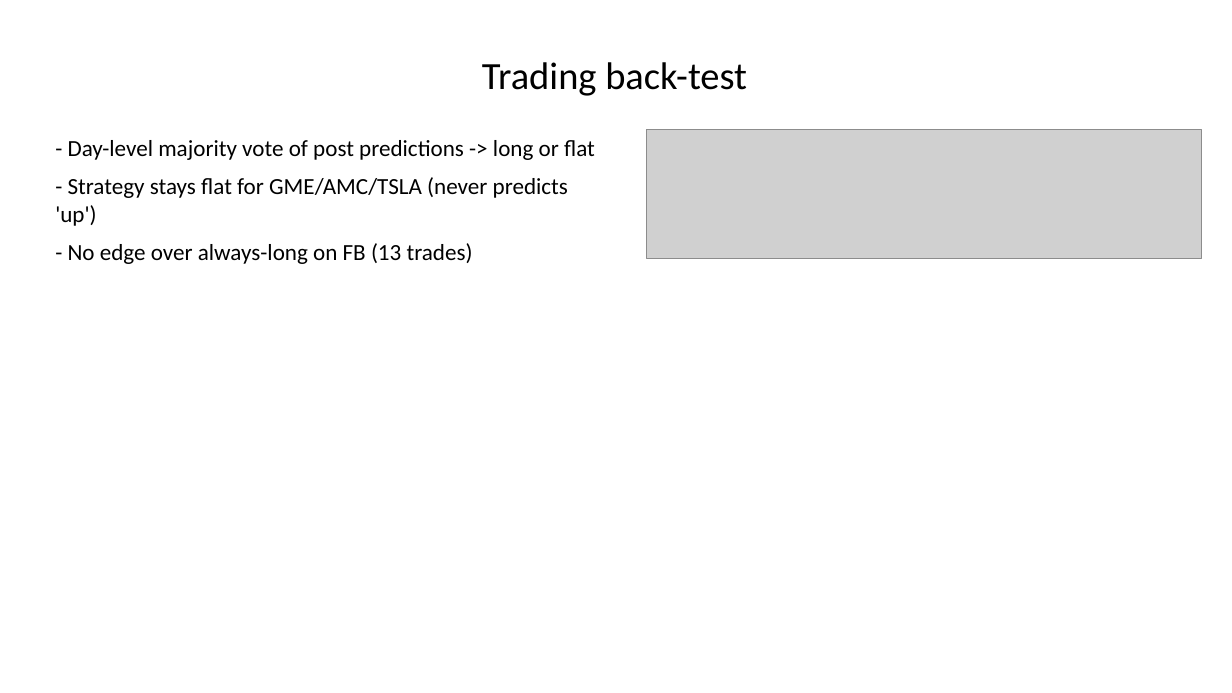
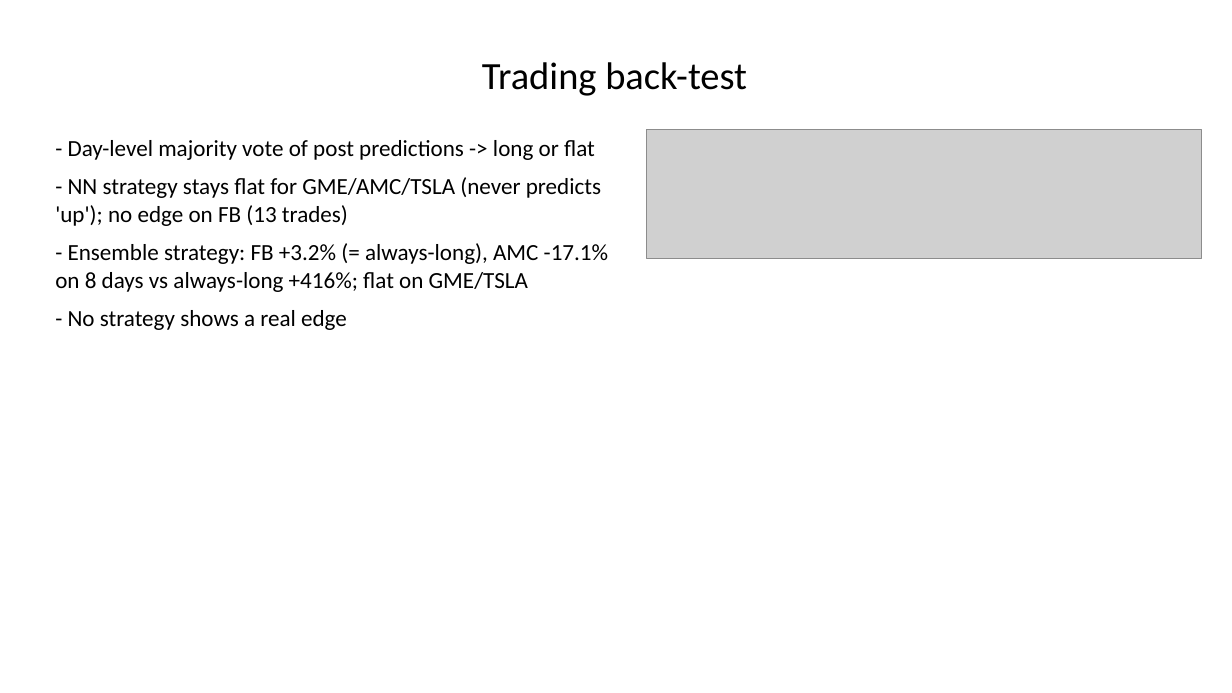
Before and after one commit to Prithvi-Aithal/wsb-market-prediction, a slide deck: slide 14 of docs/presentation.pptx (slide 11 before the commit). Drawn at 1232x693 pixels with LibreOffice and Linux fonts; fonts in the diff are those of the drawing; grey boxes stand for pictures. Boxes give left, top, right and bottom in pixels: in the first picture for what was removed or moved away, otherwise in the second. Text is boxed around its words. In the diff, an @@ line names an element or a change of style, - is before the commit and + after.

Commit message:
Add shrinkage ensemble model with forward-chaining CV tuning
New third model (models.ShrinkageEnsemble): soft vote of Newton logistic
regression, random forest, gradient boosting and Gaussian naive Bayes,
shrunk toward the training base rate (p = lam * p_vote + (1 - lam) * prior).
Count features are replaced by causal percentile ranks among the stock's
last 200 posts to remove the post-squeeze drift in engagement.

lam and the base learners' hyper-parameters are chosen by random search
over forward-chaining CV log-loss on train+val (tune_ensemble); the winner
is refit on train+val. Over 16 settings it matches or beats the majority
baseline in 11 (tuned report models: 6).

- run_experiments: ensemble metrics (accuracy, F1, log-loss, AUC), saved
  models, ensemble back-test and figures
- demo: prints ensemble probability; --quick tunes the ensemble live
- tests: 5 new tests for the ensemble and relative features
- docs, README, results and models regenerated

```diff
--- a/docs/presentation.pptx
+++ b/docs/presentation.pptx
@@ text at (x1=55, y1=177, x2=608, y2=330): text changed @@
-- Strategy stays flat for GME/AMC/TSLA (never predicts 'up')
-- No edge over always-long on FB (13 trades)
+- NN strategy stays flat for GME/AMC/TSLA (never predicts 'up'); no edge on FB (13 trades)
+- Ensemble strategy: FB +3.2% (= always-long), AMC -17.1% on 8 days vs always-long +416%; flat on GME/TSLA
+- No strategy shows a real edge
```
Also in this commit, not shown: 5 other slides changed, 3 slides added, 22 other files.
